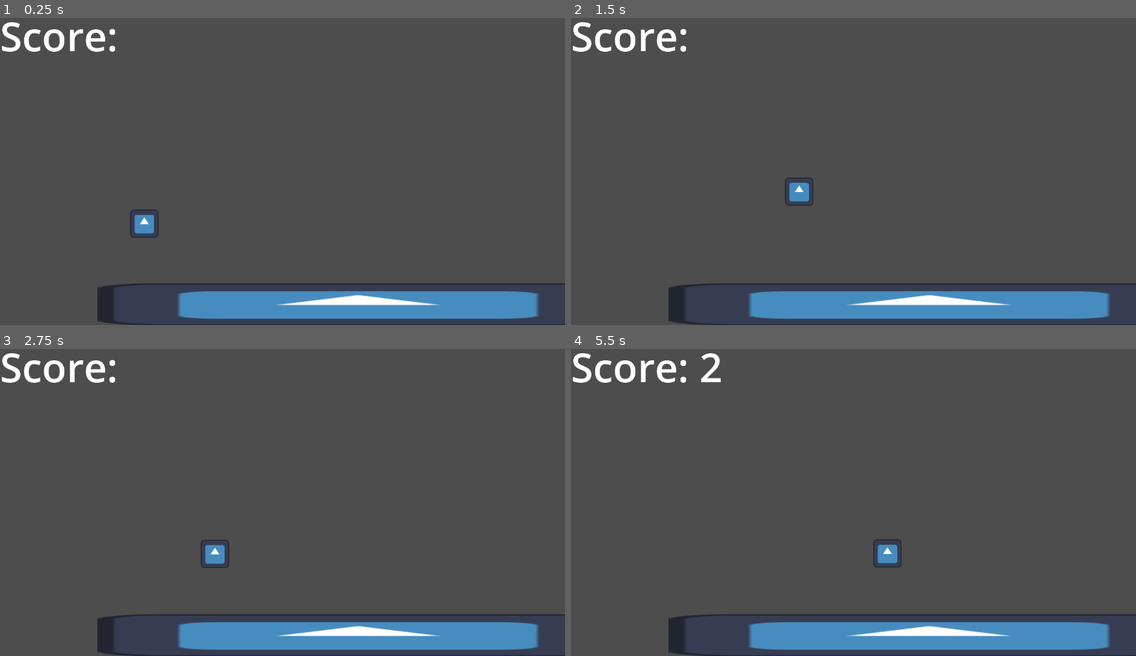
Above: before the commit, frames 1-4 (two rows, left to right).
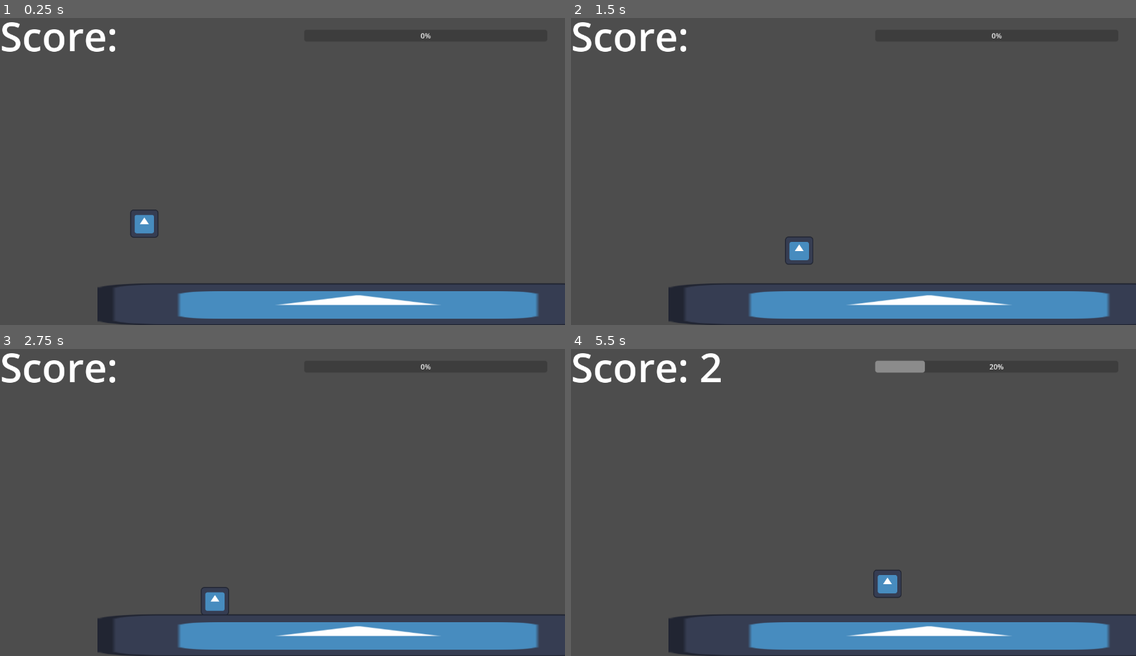
Above: after the commit, the same moments.

Repository: uta-gdc/Progress-Bar-Station
Game: Godot game, scene res://level/Level1.tscn
The game is run twice, just before and just after one commit, with the same random seed, the same clock (stepped at 60 frames per second) and the same inputs. The engine's default icon, where the game draws it, is replaced by a stand-in: a white triangle on a blue panel in a dark square.
Inputs:
- Up to frame 1 (0.25 s): no input
- Up to frame 2 (1.5 s): hold D (right) from 0.53 s (still down); tap Space (jump) at 0.6, 0.77, 1.07, 1.35 s
- Up to frame 3 (2.75 s): tap Space (jump) at 1.52, 1.82, 2.1 s; release D (right) at 2.03 s; hold A (left) from 2.03 s (still down)
- Up to frame 4 (5.5 s): release A (left) at 2.78 s; hold D (right) 2.78-4.28 s; tap Space (jump) at 2.85, 3.02, 3.32, 3.6, 3.77, 4.07, 4.35, 4.52, 4.82, 5.1 s; hold A (left) 4.28-5.03 s; hold D (right) from 5.03 s (still down)

The runs differ from the first frame. In frame 1, less than 0.1% of the frame differs, in the area x 74-77%, y 4-7%; in frame 2, 0.6%; in frame 3, 0.6%; in frame 4, 0.9%, in the area x 53-77%, y 3-81%.

Commit message:
Solution complete

Diff:
--- a/entity/Player.gd
+++ b/entity/Player.gd
@@ -1,9 +1,6 @@
 extends CharacterBody2D
 
 var gravity: float = 200.0
-
-var max_jumps : int = 3
-var jump_counter : int = 0
 
 @export var max_speed: float = 150
 @export var jump_power: float = 50
@@ -27,10 +24,5 @@
 	velocity.y += gravity * delta
 
 func check_jump() -> void:
-	if Input.is_action_just_pressed("jump"):
-		if jump_counter < max_jumps:
-			velocity.y = 0
-			velocity.y -= jump_power
-			jump_counter += 1
-	if is_on_floor():
-		jump_counter = 0
+	if Input.is_action_just_pressed("jump") and is_on_floor():
+		velocity.y -= jump_power
--- a/level/Level1.gd
+++ b/level/Level1.gd
@@ -1,13 +1,22 @@
 extends Node2D
 
 @onready var score_label: Label = $ScoreLabel
+@onready var progress_bar = $ProgressBar
+@onready var score_increase = $ScoreIncrease
+@onready var victory = $Victory
 
 var score: int = 0
 
 func _on_area_2d_body_entered(body):
 	score += 1
-
+	progress_bar.value += 1
 	score_label.text = "Score: " + str(score)
 
 func _on_death_box_body_entered(body):
 	get_tree().call_deferred("reload_current_scene")
+
+func _on_progress_bar_value_changed(value):
+	if progress_bar.value == progress_bar.max_value:
+		victory.play()
+	else:
+		score_increase.play()
--- a/level/Level1.tscn
+++ b/level/Level1.tscn
@@ -1,8 +1,10 @@
-[gd_scene load_steps=7 format=3 uid="uid://sxqo4anqircl"]
+[gd_scene load_steps=9 format=3 uid="uid://sxqo4anqircl"]
 
 [ext_resource type="Script" path="res://level/Level1.gd" id="1_d5u6j"]
 [ext_resource type="Texture2D" uid="uid://dpwexfnynsd6p" path="res://icon.svg" id="1_mr25x"]
 [ext_resource type="PackedScene" uid="uid://b6hs5jundy37l" path="res://entity/Player.tscn" id="2_kwpkc"]
+[ext_resource type="AudioStream" uid="uid://belqocihrkdu3" path="res://ui/Ding - Sound Effect (HD).mp3" id="4_3g36g"]
+[ext_resource type="AudioStream" uid="uid://dx16ytogeoeyg" path="res://ui/Victory Sound Effect.mp3" id="5_4ncvk"]
 
 [sub_resource type="RectangleShape2D" id="RectangleShape2D_47mal"]
 size = Vector2(1097, 91)
@@ -57,5 +59,19 @@
 [node name="CollisionShape2D" type="CollisionShape2D" parent="DeathBox"]
 shape = SubResource("RectangleShape2D_lubsc")
 
+[node name="ProgressBar" type="ProgressBar" parent="."]
+offset_left = 689.0
+offset_top = 49.0
+offset_right = 1240.0
+offset_bottom = 76.0
+max_value = 10.0
+
+[node name="ScoreIncrease" type="AudioStreamPlayer2D" parent="."]
+stream = ExtResource("4_3g36g")
+
+[node name="Victory" type="AudioStreamPlayer2D" parent="."]
+stream = ExtResource("5_4ncvk")
+
 [connection signal="body_entered" from="Area2D" to="." method="_on_area_2d_body_entered"]
 [connection signal="body_entered" from="DeathBox" to="." method="_on_death_box_body_entered"]
+[connection signal="value_changed" from="ProgressBar" to="." method="_on_progress_bar_value_changed"]
Not shown, added: ui/Ding - Sound Effect (HD).mp3.import
Not shown, added: ui/Victory Sound Effect.mp3.import
Not shown, added: ui/Ding - Sound Effect (HD).mp3
Not shown, added: ui/Victory Sound Effect.mp3
